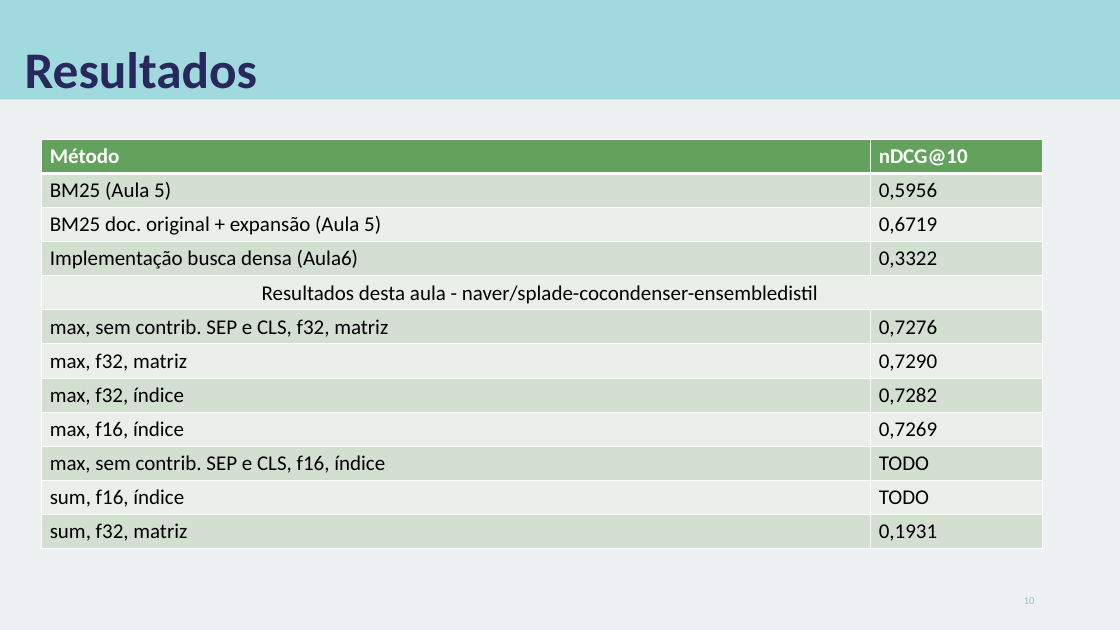
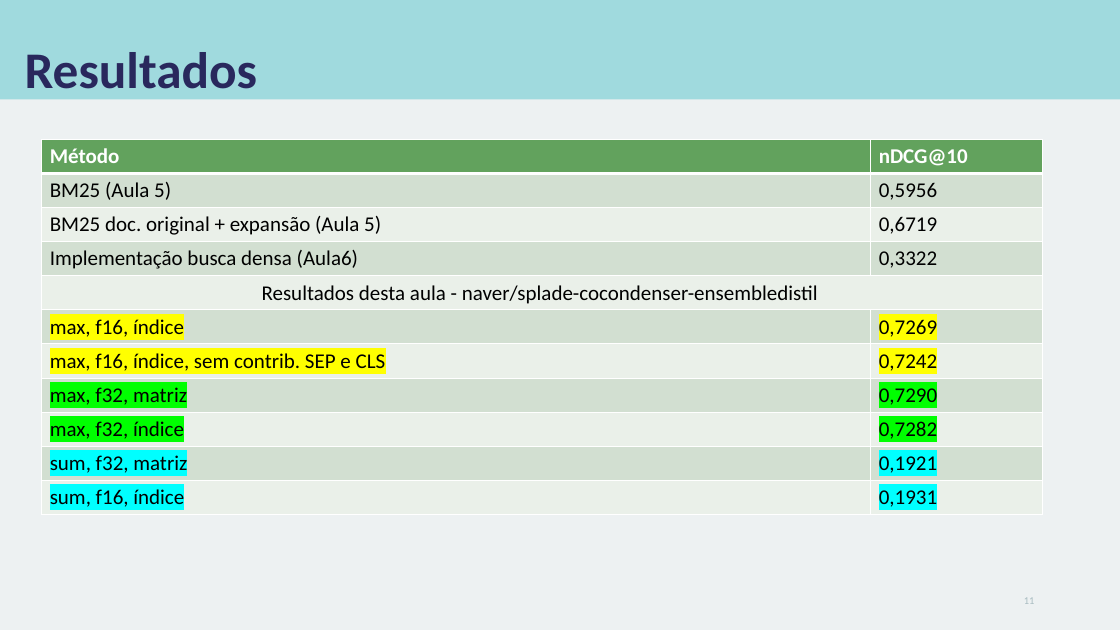
Before and after one commit to carisio/IA368-DD_deep_learning_busca, a slide deck: slide 11 of 7 - splade/notebook/apresentacao_splade.pptx (slide 10 before the commit). Drawn at 1120x630 pixels with LibreOffice and Linux fonts; fonts in the diff are those of the drawing. Boxes give left, top, right and bottom in pixels: in the first picture for what was removed or moved away, otherwise in the second. Text is boxed around its words. In the diff, an @@ line names an element or a change of style, - is before the commit and + after.

```diff
--- a/7 - splade/notebook/apresentacao_splade.pptx
+++ b/7 - splade/notebook/apresentacao_splade.pptx
@@ table at <box>41,139,1043,514</box> @@
-row 6: max, sem contrib. SEP e CLS, f32, matriz | 0,7276
+row 6: max, f16, índice | 0,7269
+row 7: max, f16, índice, sem contrib. SEP e CLS | 0,7242
-row 9: max, f16, índice | 0,7269
-row 10: max, sem contrib. SEP e CLS, f16, índice | TODO
-row 11: sum, f16, índice | TODO
-row 12: sum, f32, matriz | 0,1931
+row 10: sum, f32, matriz | 0,1921
+row 11: sum, f16, índice | 0,1931
@@ page number at <box>1024,597,1035,604</box>: text changed @@
-10
+11
```
Also in this commit, not shown: 2 other slides changed, 1 slide added, 1 other file.
